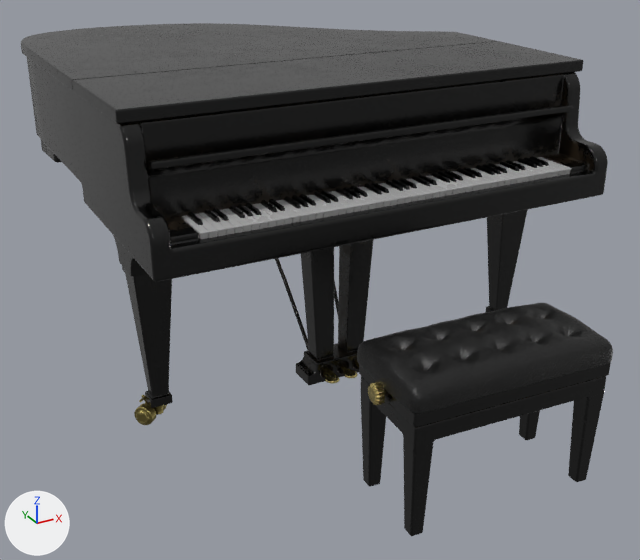
The glTF model public/models/grand_piano/grand_piano_(GLB).gltf, before and after one commit.
Both versions are drawn from a camera (50 mm lens) standing at (-1.51, -2.64, 1.53) and looking at (-0.17, -0.21, 0.32). Arrows for +X, +Y and +Z are at lower left; the lights stay in place.

Names of what the first picture shows: 'Piano', 'bench'.
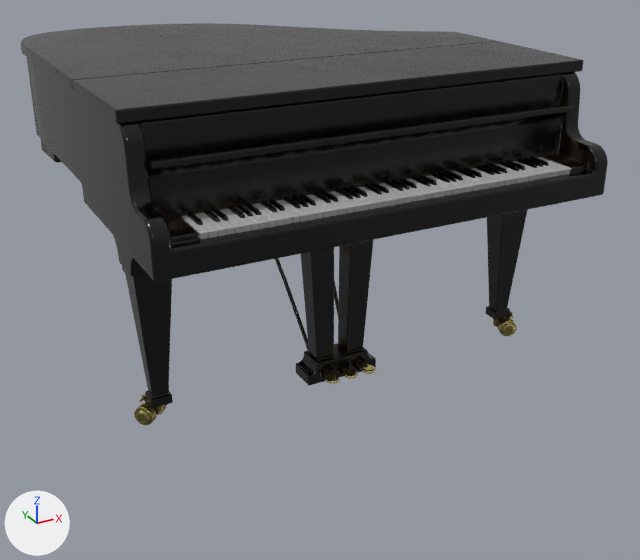
Where the change shows, as pixel boxes [x1, y1, x2, y2] in the pictures (640 x 560 px):
```json
{"object": "bench", "change": "deleted", "before": [357, 303, 613, 536]}
```

Edits to the scene script, one JSON object a line:
```json
{"op": "remove", "block": "ob_bench", "code": ["ob_bench = bpy.data.objects.new('bench', me_bench)", "ob_bench.location = (-0.124, -1.029, 0.317)"]}
```
